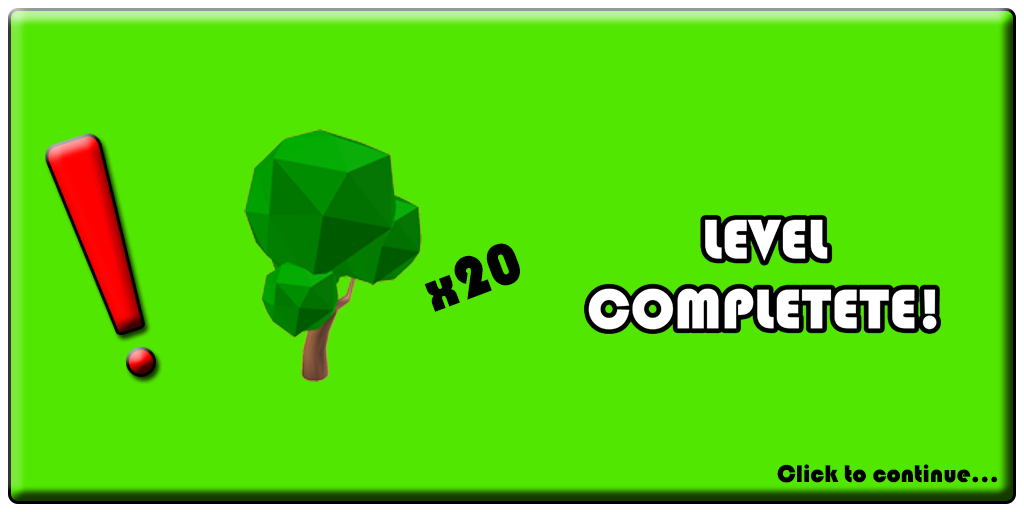
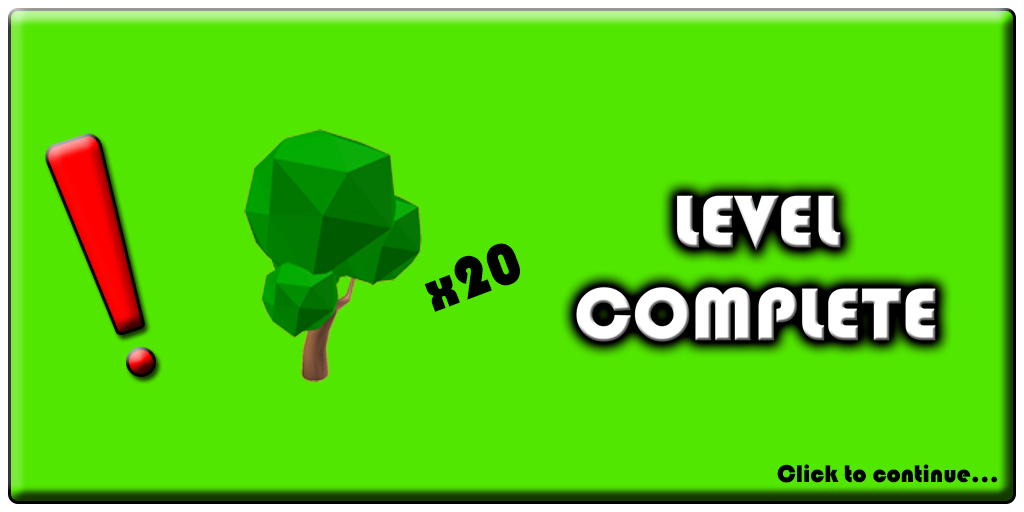
Two versions of the same layered image (1024x512). Layer-by-layer changes:
renamed "Layer 3" to "LEVEL COMPLETE", painted on it over [560, 179, 952, 358]
